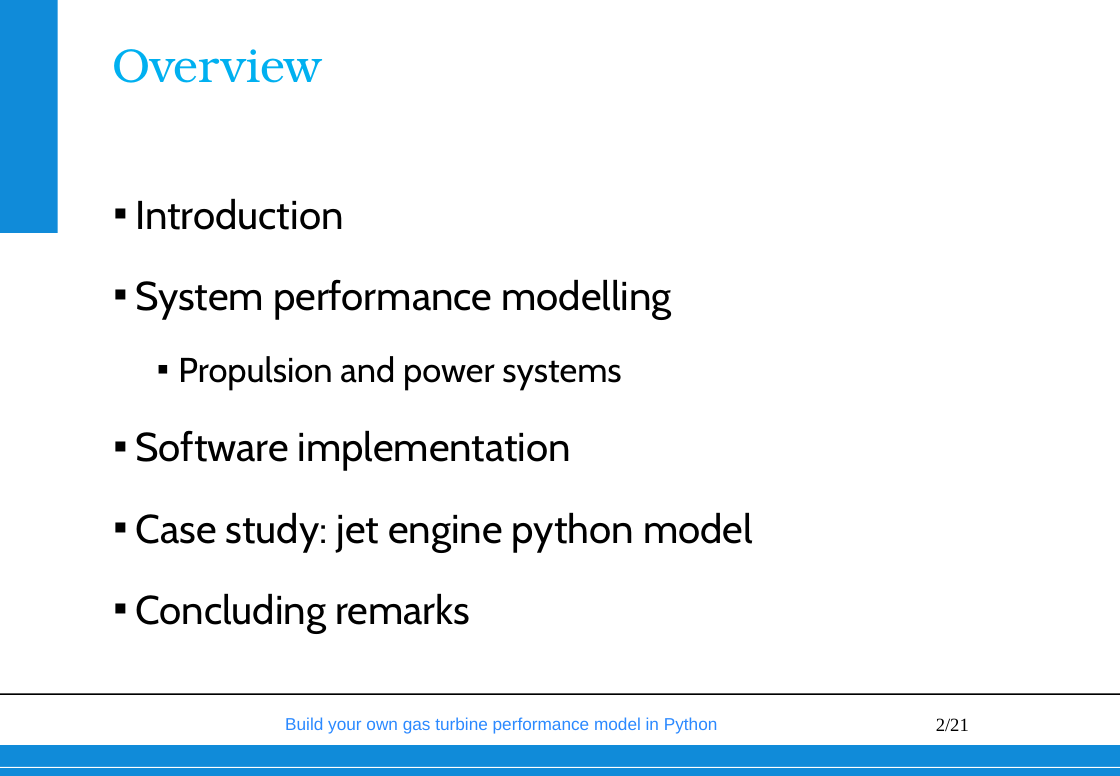
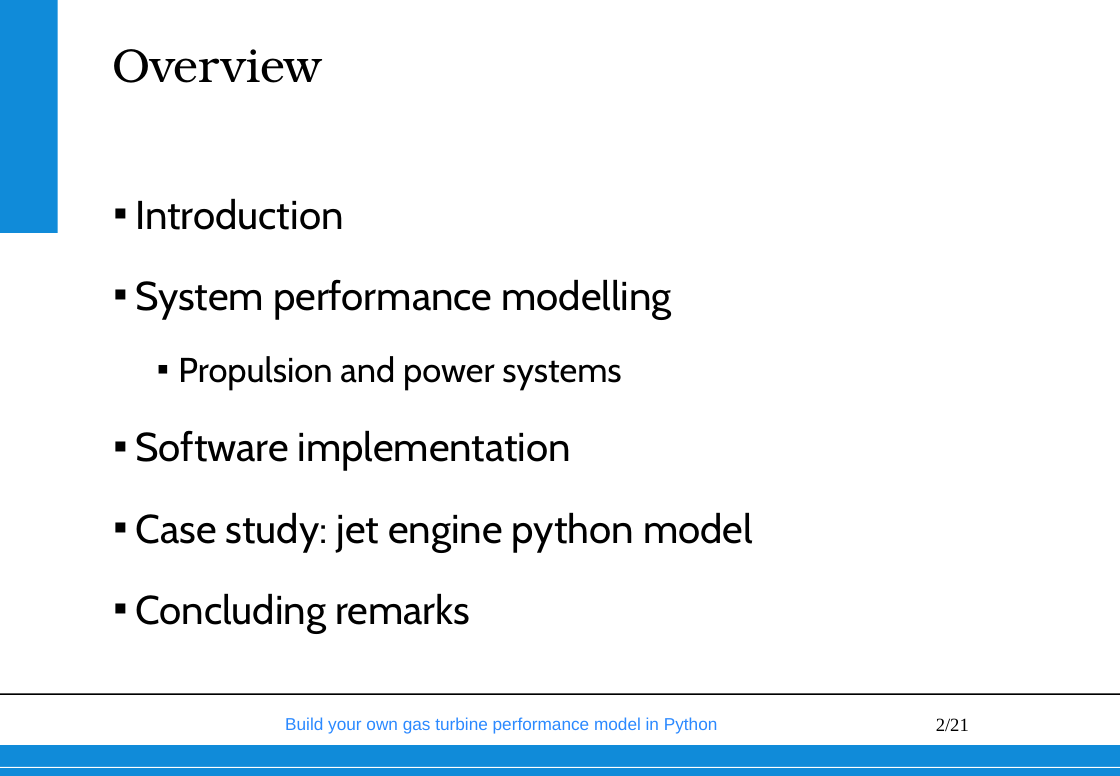
Before and after one commit to wvisser1958/GSPy, a slide deck: slide 2 of doc/Build your own gas turbine performance model from scratch.pptx. Drawn at 1120x776 pixels with LibreOffice and Linux fonts; fonts in the diff are those of the drawing; background and template pictures are left out. Boxes give left, top, right and bottom in pixels: in the first picture for what was removed or moved away, otherwise in the second. Text is boxed around its words. In the diff, an @@ line names an element or a change of style, - is before the commit and + after.

```diff
--- a/doc/Build your own gas turbine performance model from scratch.pptx
+++ b/doc/Build your own gas turbine performance model from scratch.pptx
@@ title "Overview" at [112,49,321,83]: text colour #00B0F0 to #000000 @@
```
Also in this commit, not shown: 8 other slides changed.
